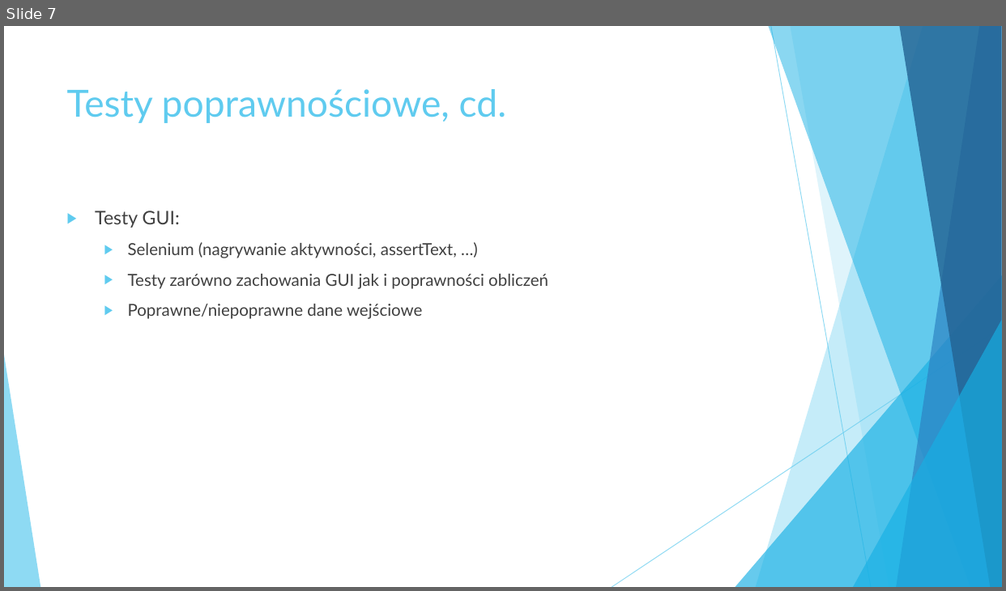
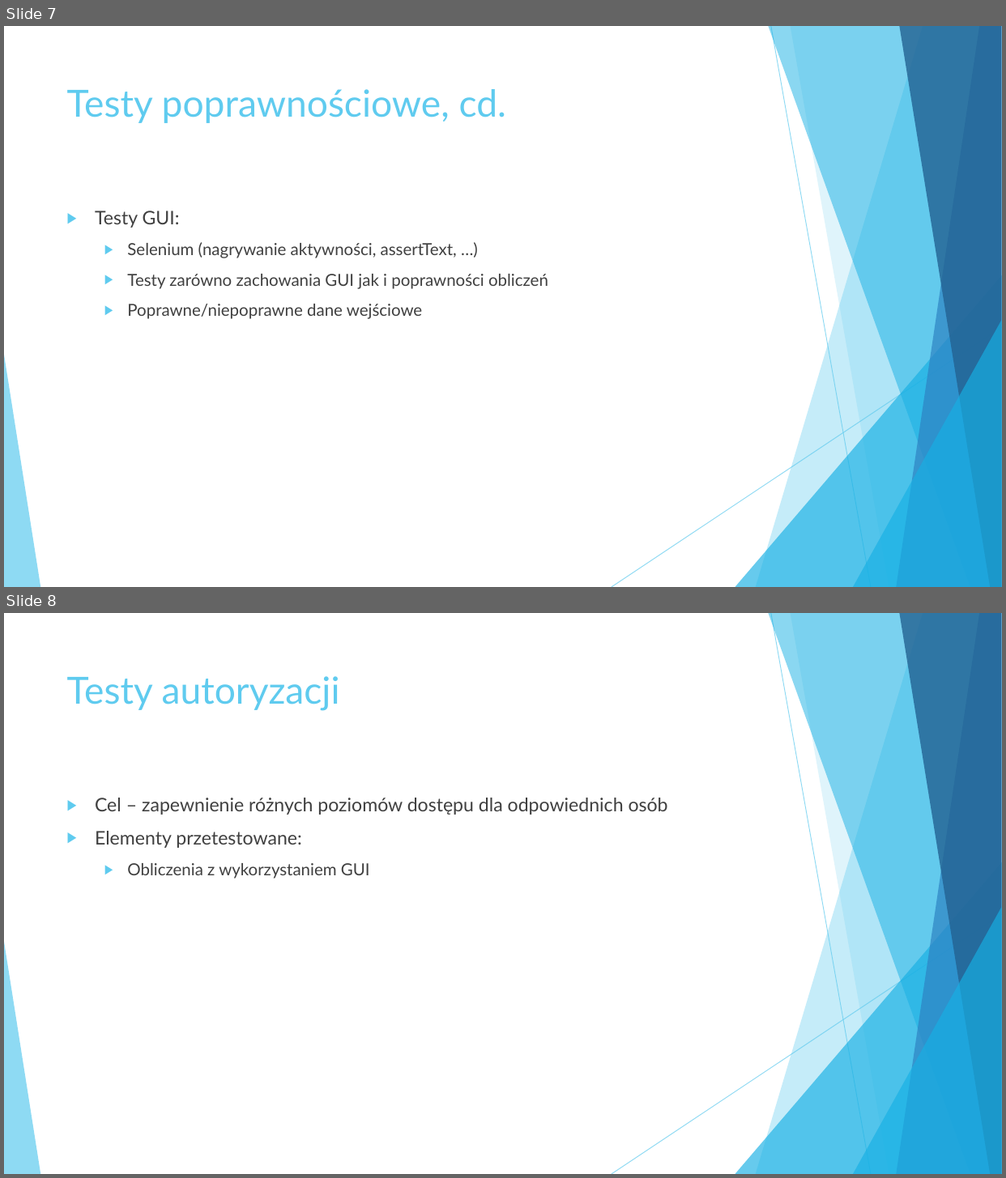
Before and after one commit to KaMyLuS/MatrixCalculatorWS, a slide deck: Kalkulator macierzowy.ppt. Shown one above the other, each under a label of ours: slide 7 before the commit, slides 7 and 8 after it. The pictures are 1006x591 and 1006x1178 pixels, drawn with LibreOffice and Linux fonts; fonts in the diff are those of the drawing. Boxes give left, top, right and bottom in pixels: in the first picture for what was removed or moved away, otherwise in the second. Text is boxed around its words. In the diff, an @@ line names an element or a change of style, - is before the commit and + after.

```diff
--- a/Kalkulator macierzowy.ppt
+++ b/Kalkulator macierzowy.ppt
@@ slide 8 added at bbox=[4, 613, 1002, 1174], background #FFFFFF; not listed: 10 template elements that a slide beside it also shows @@
@@ text added at bbox=[67, 676, 340, 711], 36 pt, text #5FCBEF @@
+Testy autoryzacji
@@ text added at bbox=[95, 798, 668, 879], 18 pt, text #404040 @@
+▶ Cel – zapewnienie różnych poziomów dostępu dla odpowiednich osób
+▶ Elementy przetestowane:
+  ▶ Obliczenia z wykorzystaniem GUI
@@ slide 7 changed as well @@
@@ freeform shape at bbox=[790, 26, 1001, 587]: outline redrawn @@
@@ freeform shape at bbox=[899, 26, 1000, 587]: outline redrawn @@
@@ text "Testy GUI:" at bbox=[95, 211, 548, 319]: indent changed @@
```
Also in this commit, not shown: 6 other slides changed, 4 other slides added.
